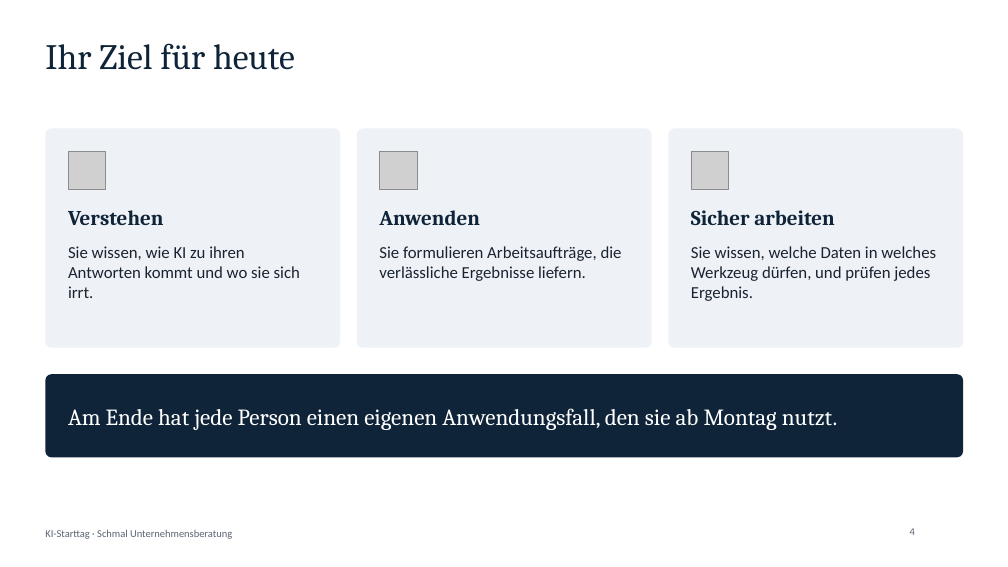
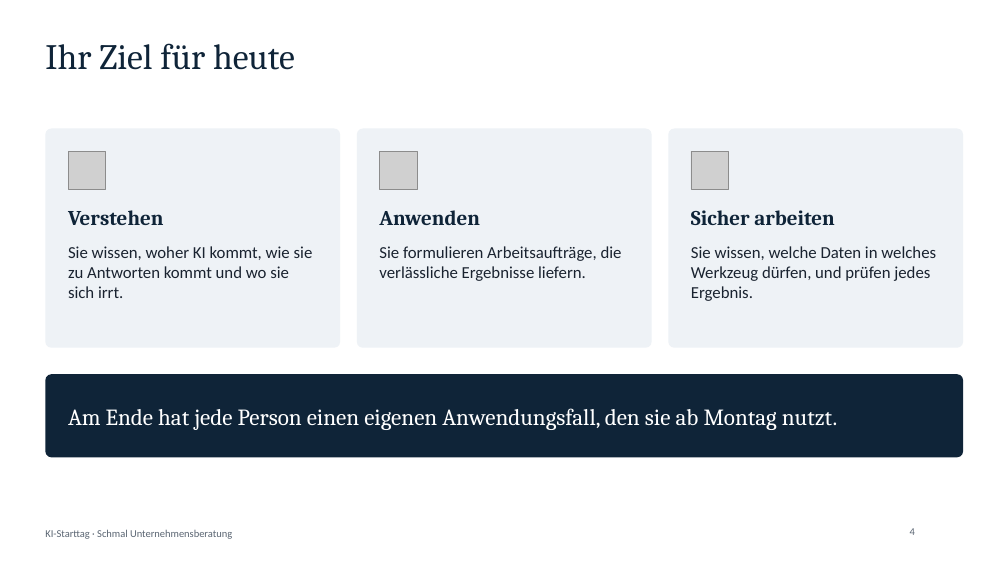
Before and after one commit to ESUnternehmensberatung/schmal-unternehmensberatung-website, a slide deck: slide 4 of starttag/KI-Starttag-Praesentation.pptx. Drawn at 1008x567 pixels with LibreOffice and Linux fonts; fonts in the diff are those of the drawing; grey boxes stand for pictures; background and template pictures are left out. Boxes give left, top, right and bottom in pixels: in the first picture for what was removed or moved away, otherwise in the second. Text is boxed around its words. In the diff, an @@ line names an element or a change of style, - is before the commit and + after.

```diff
--- a/starttag/KI-Starttag-Praesentation.pptx
+++ b/starttag/KI-Starttag-Praesentation.pptx
@@ text at (68, 246, 313, 298): text changed @@
-Sie wissen, wie KI zu ihren Antworten kommt und wo sie sich irrt.
+Sie wissen, woher KI kommt, wie sie zu Antworten kommt und wo sie sich irrt.
```
Also in this commit, not shown: 12 other slides changed, 25 slides added, 4 other files.
